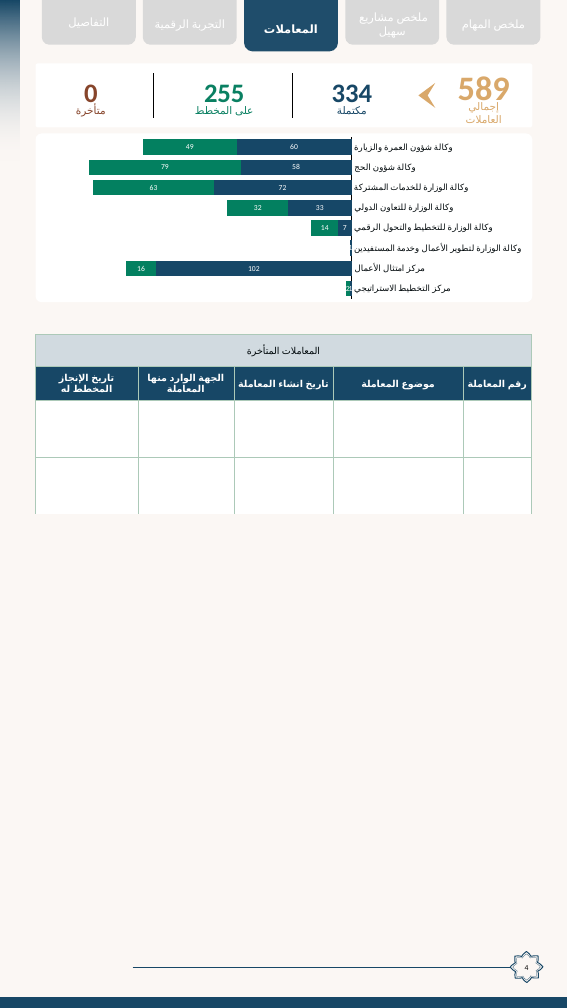
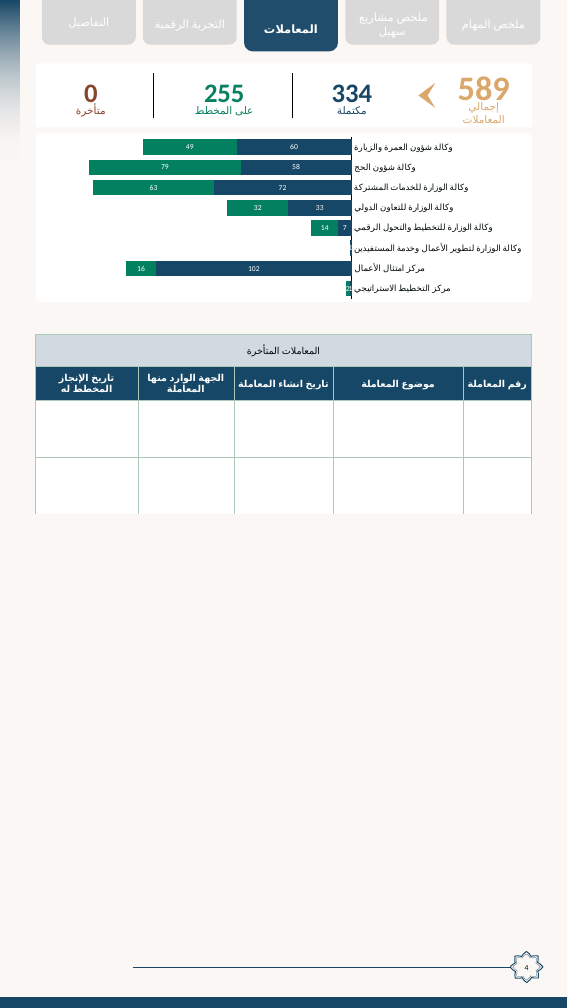
Before and after one commit to bakhshb/enjaz-reports, a slide deck: slide 4 of skills/weekly-consolidated-report/assets/weekly-report-digital-master.pptx. Drawn at 567x1008 pixels with LibreOffice and Linux fonts; fonts in the diff are those of the drawing; background and template pictures are left out. Boxes give left, top, right and bottom in pixels: in the first picture for what was removed or moved away, otherwise in the second. Text is boxed around its words. In the diff, an @@ line names an element or a change of style, - is before the commit and + after.

```diff
--- a/skills/weekly-consolidated-report/assets/weekly-report-digital-master.pptx
+++ b/skills/weekly-consolidated-report/assets/weekly-report-digital-master.pptx
@@ text at [463,102,505,123]: text changed @@
-إجمالي العاملات
+إجمالي المعاملات
```
Also in this commit, not shown: 11 other files.
